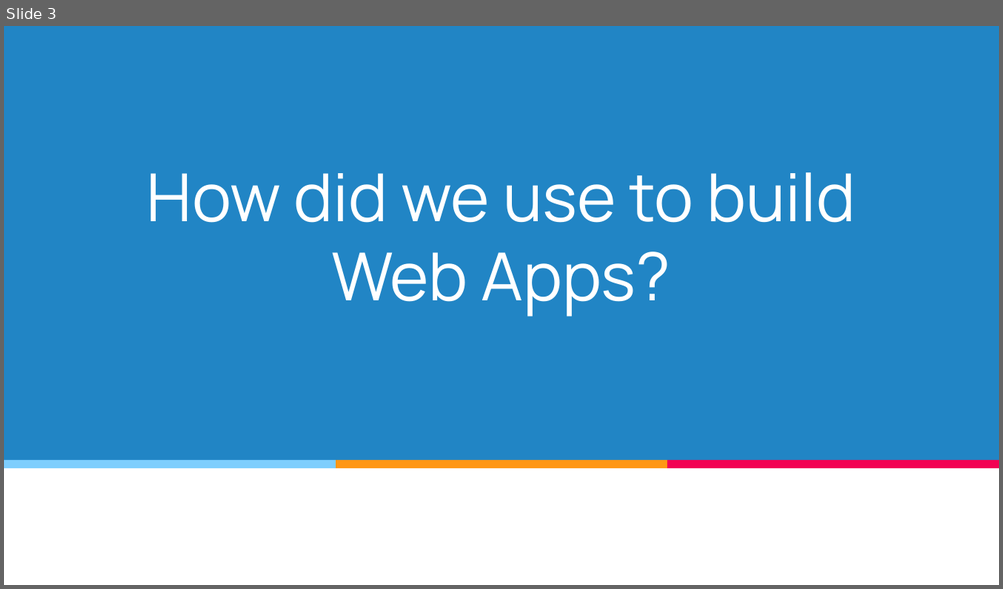
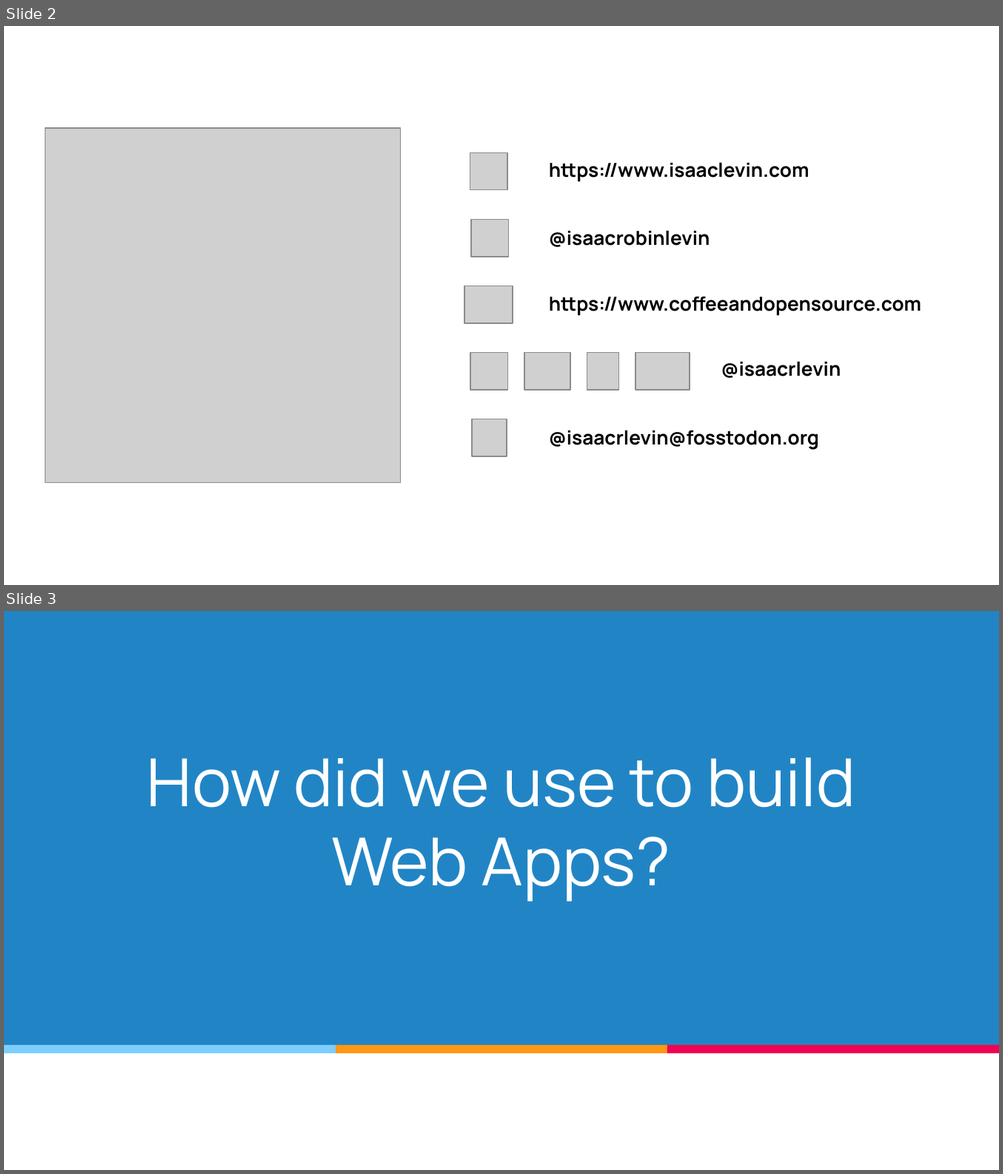
Before and after one commit to isaacrlevin/levin-talks, a slide deck: Running_ASP.NET_Core_Apps_without_a_server.pptx. Shown one above the other, each under a label of ours: slide 3 before the commit, slides 2 and 3 after it. The pictures are 1003x589 and 1003x1174 pixels, drawn with LibreOffice and Linux fonts; fonts in the diff are those of the drawing; grey boxes stand for pictures. Boxes give left, top, right and bottom in pixels: in the first picture for what was removed or moved away, otherwise in the second. Text is boxed around its words. In the diff, an @@ line names an element or a change of style, - is before the commit and + after.

```diff
--- a/Running_ASP.NET_Core_Apps_without_a_server.pptx
+++ b/Running_ASP.NET_Core_Apps_without_a_server.pptx
@@ slide 2 added at (4,26,999,585), background #FFFFFF @@
@@ picture added at (45,128,400,483) @@
@@ picture added at (469,153,507,191) @@
@@ text added at (549,162,809,182), 14 pt, text #000000, bold @@
+https://www.isaaclevin.com
@@ picture added at (472,220,509,258) @@
@@ text added at (549,230,710,247), 14 pt, text #000000, bold @@
+@isaacrobinlevin
@@ picture added at (464,286,513,324) @@
@@ text added at (549,296,921,316), 14 pt, text #000000, bold @@
+https://www.coffeeandopensource.com
@@ picture added at (470,353,508,391) @@
@@ picture added at (524,353,570,391) @@
@@ picture added at (587,353,619,391) @@
@@ picture added at (635,353,689,391) @@
@@ text added at (721,361,841,378), 14 pt, text #000000, bold @@
+@isaacrlevin
@@ picture added at (472,420,506,457) @@
@@ text added at (549,430,819,450), 14 pt, text #000000, bold @@
+@isaacrlevin@fosstodon.org
```
Also in this commit, not shown: 4 slides changed, 1 slide removed.
